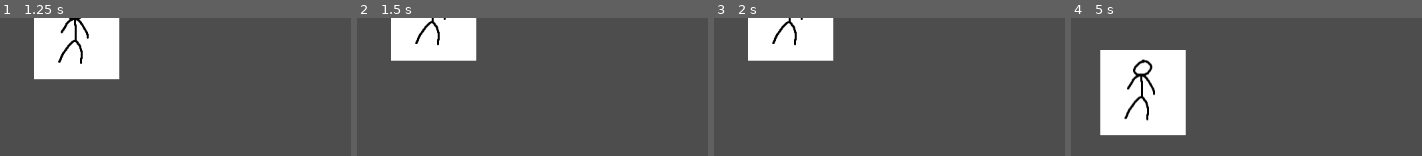
Above: before the commit, frames 1-4 (left to right).
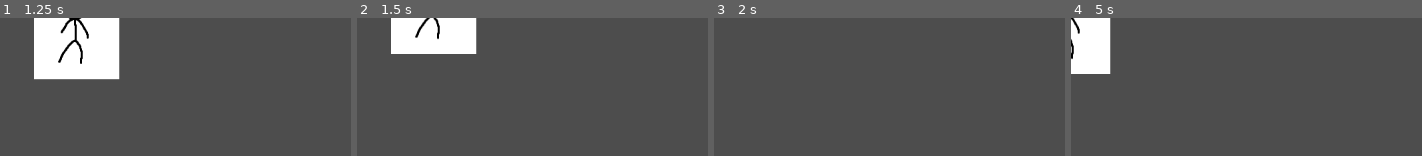
Above: after the commit, the same moments.

Repository: Torpixo-maker/FBLA
Game: Godot game, scene res://node_2d.tscn
Same seed, same stepped clock (60 frames per second), same inputs: the game is played once before the commit and once after it.
Inputs:
- Up to frame 1 (1.25 s): tap Enter at 0.5 s; hold W (move_up) from 0.53 s (still down)
- Up to frame 2 (1.5 s): keep holding W (move_up)
- Up to frame 3 (2 s): keep holding W (move_up)
- Up to frame 4 (5 s): release W (move_up) at 2.03 s; hold A (move_left) 2.03-3.53 s; tap Space at 3.5 s; hold S (move_down) 3.53-4.28 s; hold D (move_right) from 4.28 s (still down)

Frame 1 is identical in both runs. In frame 2, 1.8% of the frame differs, in the area x 9-35%, y 0-32%; in frame 3, 7.6%; in frame 4, 19%, in the area x 0-33%, y 0-86%.

Commit message:
i think ts is the current version

Diff:
--- a/fbla/node_2d.gd
+++ b/fbla/node_2d.gd
@@ -18,4 +18,3 @@
 	if Input.is_action_pressed("move_down"):
 		velocity.y += 150
 	position += velocity * delta
-	position = position.clamp(Vector2.ZERO, screen_size)
--- a/fbla/node_2d.tscn
+++ b/fbla/node_2d.tscn
@@ -14,7 +14,7 @@
 "speed": 5.0
 }]
 
-[node name="test sprite" type="Area2D"]
+[node name="test _sprite" type="Area2D"]
 position = Vector2(112, 133)
 script = ExtResource("1_0e48y")
 metadata/_edit_group_ = true
